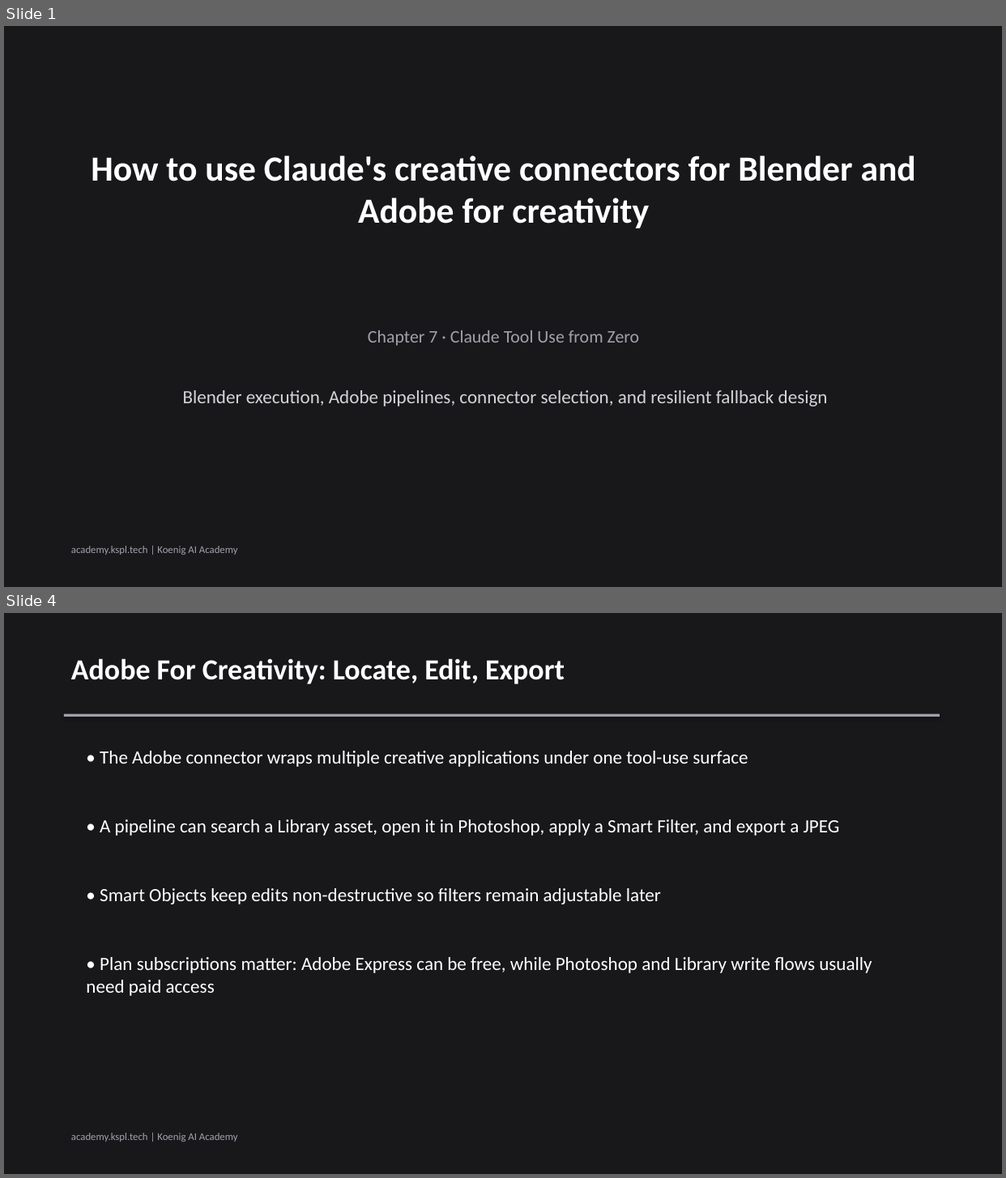
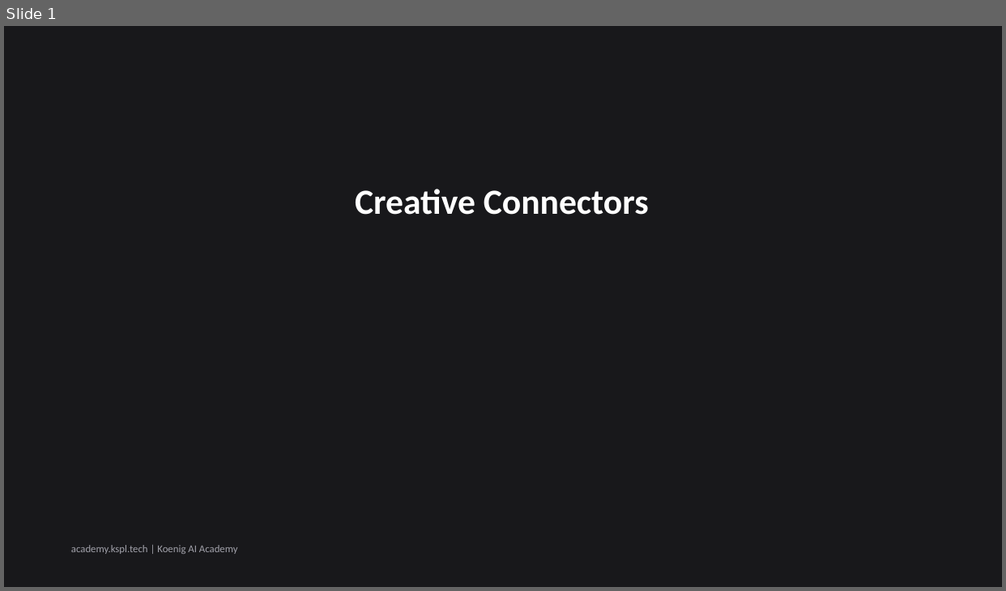
Before and after one commit to Koenig-Solutions-Private-Limited/koenig-ai-org, a slide deck: vault/courses/claude-tool-use-from-zero/ch07-slides.pptx. Shown one above the other, each under a label of ours: slides 1 and 4 before the commit, slide 1 after it; the slides between them are not shown. The pictures are 1006x1178 and 1006x591 pixels, drawn with LibreOffice and Linux fonts; fonts in the diff are those of the drawing. Boxes give left, top, right and bottom in pixels: in the first picture for what was removed or moved away, otherwise in the second. Text is boxed around its words. In the diff, an @@ line names an element or a change of style, - is before the commit and + after.

Commit message:
slides(course): regenerate claude-tool-use-from-zero ch07 deck [KOEA-4862]

```diff
--- a/vault/courses/claude-tool-use-from-zero/ch07-slides.pptx
+++ b/vault/courses/claude-tool-use-from-zero/ch07-slides.pptx
@@ slide 4 removed at (4, 613, 1002, 1174), background #18181B @@
@@ text removed at (71, 658, 565, 684) @@
-Adobe For Creativity: Locate, Edit, Export
@@ rectangle removed at (64, 714, 940, 717) @@
@@ text removed at (100, 751, 748, 767) @@
-• The Adobe connector wraps multiple creative applications under one tool-use surface
@@ text removed at (100, 820, 840, 836) @@
-• A pipeline can search a Library asset, open it in Photoshop, apply a Smart Filter, and export a JPEG
@@ text removed at (100, 888, 661, 905) @@
-• Smart Objects keep edits non-destructive so filters remain adjustable later
@@ text removed at (86, 957, 872, 996) @@
-• Plan subscriptions matter: Adobe Express can be free, while Photoshop and Library write flows usually need paid access
@@ text removed at (71, 1133, 238, 1142) @@
-academy.kspl.tech | Koenig AI Academy
@@ slide 1 changed as well @@
@@ text at (355, 189, 649, 215): text changed @@
-How to use Claude's creative connectors for Blender and Adobe for creativity
+Creative Connectors
@@ text removed at (368, 331, 640, 346) @@
-Chapter 7 · Claude Tool Use from Zero
@@ text removed at (183, 390, 828, 407) @@
-Blender execution, Adobe pipelines, connector selection, and resilient fallback design
```
Also in this commit, not shown: 6 slides added, 5 other slides removed, 1 other file.
